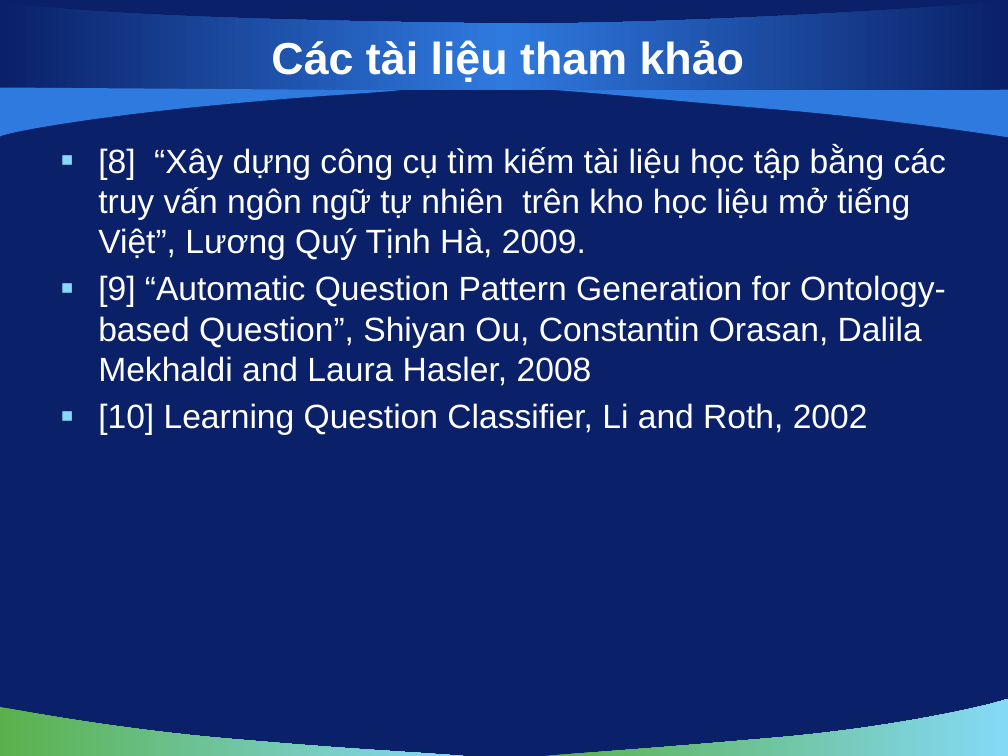
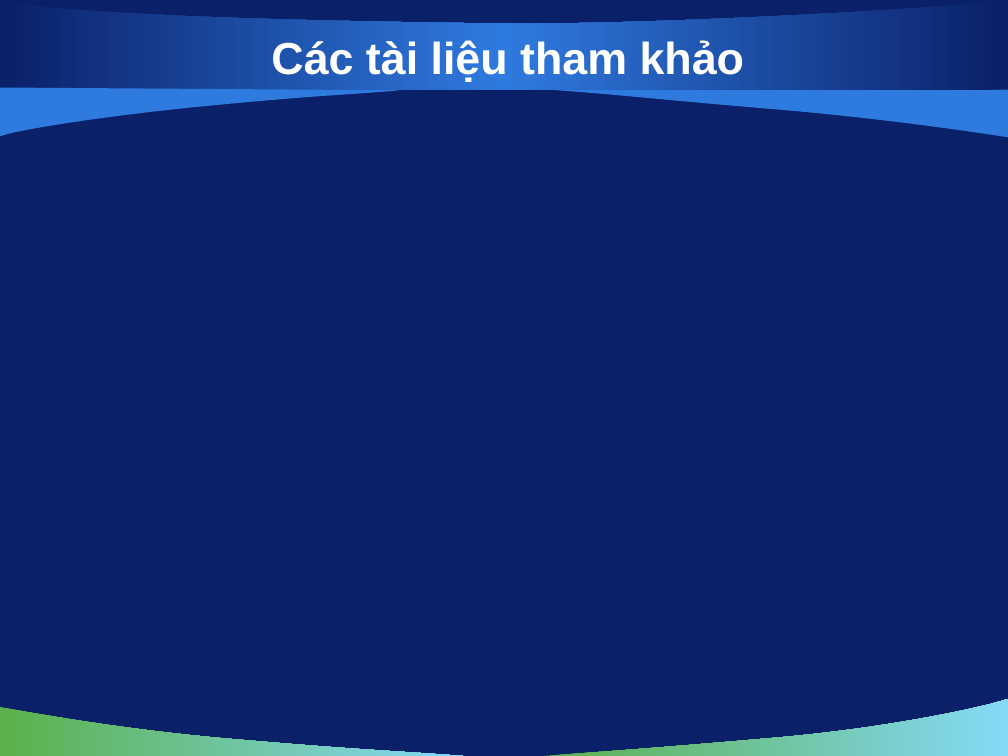
Before and after one commit to vuaviet/filnalproject, a slide deck: slide 9 of De Cuong/bao cao luan van/slide 0.1.pptx (slide 8 before the commit). Drawn at 1008x756 pixels with LibreOffice and Linux fonts; fonts in the diff are those of the drawing; background and template pictures are left out. Boxes give left, top, right and bottom in pixels: in the first picture for what was removed or moved away, otherwise in the second. Text is boxed around its words. In the diff, an @@ line names an element or a change of style, - is before the commit and + after.

```diff
--- a/De Cuong/bao cao luan van/slide 0.1.pptx
+++ b/De Cuong/bao cao luan van/slide 0.1.pptx
@@ text removed at (98, 146, 946, 435) @@
-▪ [8] “Xây dựng công cụ tìm kiếm tài liệu học tập bằng các truy vấn ngôn ngữ tự nhiên trên kho học liệu mở tiếng Việt”, Lương Quý Tịnh Hà, 2009.
-▪ [9] “Automatic Question Pattern Generation for Ontology-based Question”, Shiyan Ou, Constantin Orasan, Dalila Mekhaldi and Laura Hasler, 2008
-▪ [10] Learning Question Classifier, Li and Roth, 2002
```
Also in this commit, not shown: 1 other slide changed, 1 slide added.
